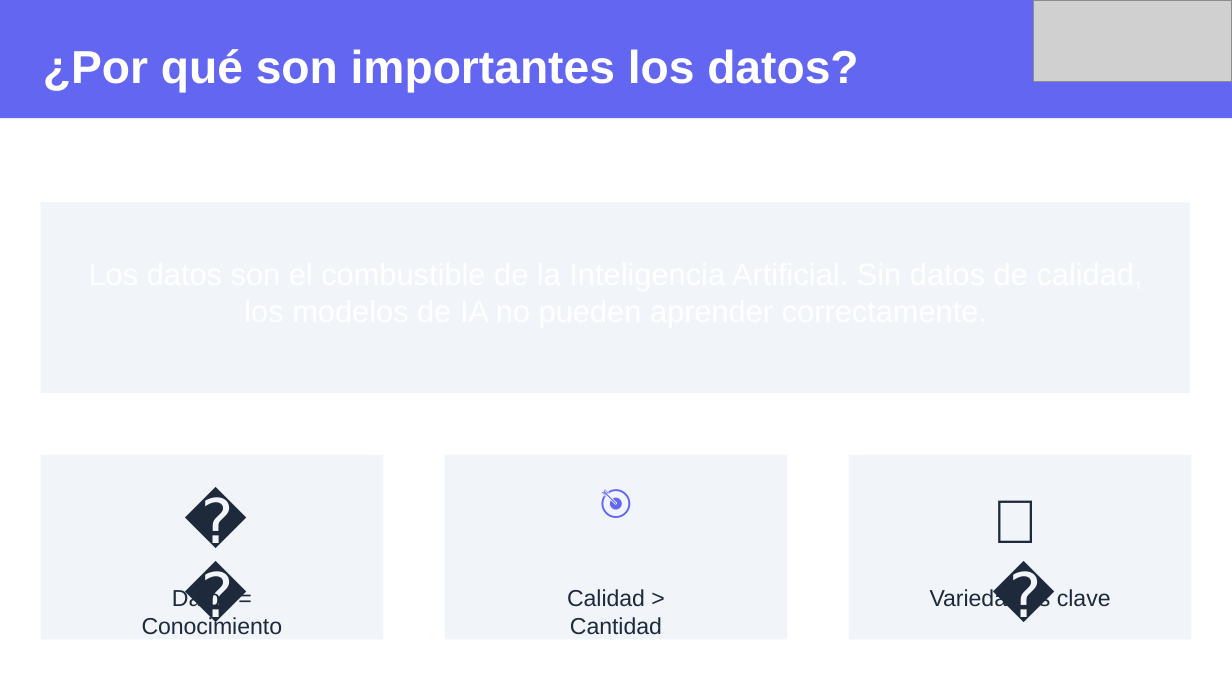
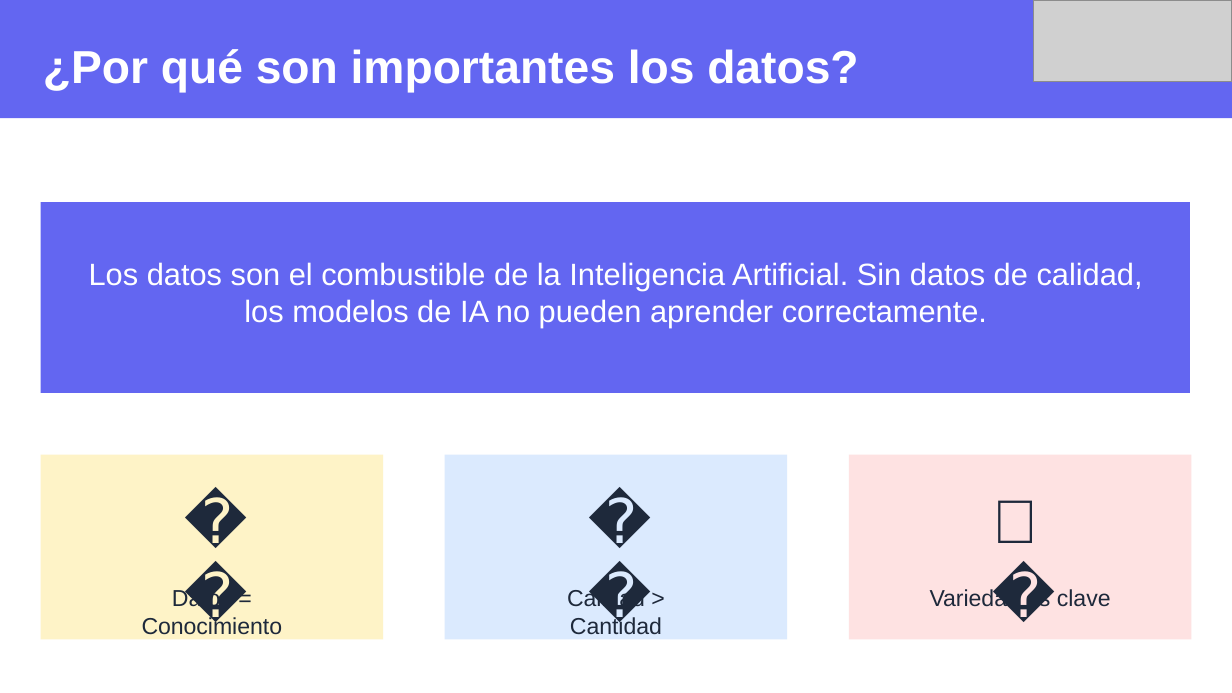
Before and after one commit to wallparianalytics/MentesDigitales, a slide deck: slide 3 of Sesión 6.pptx. Drawn at 1232x693 pixels with LibreOffice and Linux fonts; fonts in the diff are those of the drawing; grey boxes stand for pictures. Boxes give left, top, right and bottom in pixels: in the first picture for what was removed or moved away, otherwise in the second. Text is boxed around its words. In the diff, an @@ line names an element or a change of style, - is before the commit and + after.

```diff
--- a/Sesión 6.pptx
+++ b/Sesión 6.pptx
@@ rectangle at bbox=[41, 202, 1190, 393]: fill #F1F5F9 to #6366F1 @@
@@ text added at bbox=[89, 262, 1143, 328], 18 pt, text #FFFFFF @@
+Los datos son el combustible de la Inteligencia Artificial. Sin datos de calidad, los modelos de IA no pueden aprender correctamente.
@@ rectangle at bbox=[41, 455, 383, 639]: fill #F1F5F9 to #FEF3C7 @@
@@ rectangle at bbox=[445, 455, 787, 639]: fill #F1F5F9 to #DBEAFE @@
@@ text "🎯" at bbox=[577, 476, 655, 537]: size 18 to 36 pt, text colour #6366F1 to #1E293B, bold off @@
@@ rectangle at bbox=[849, 455, 1191, 639]: fill #F1F5F9 to #FEE2E2 @@
```
Also in this commit, not shown: 9 other slides changed, 1 other file.
